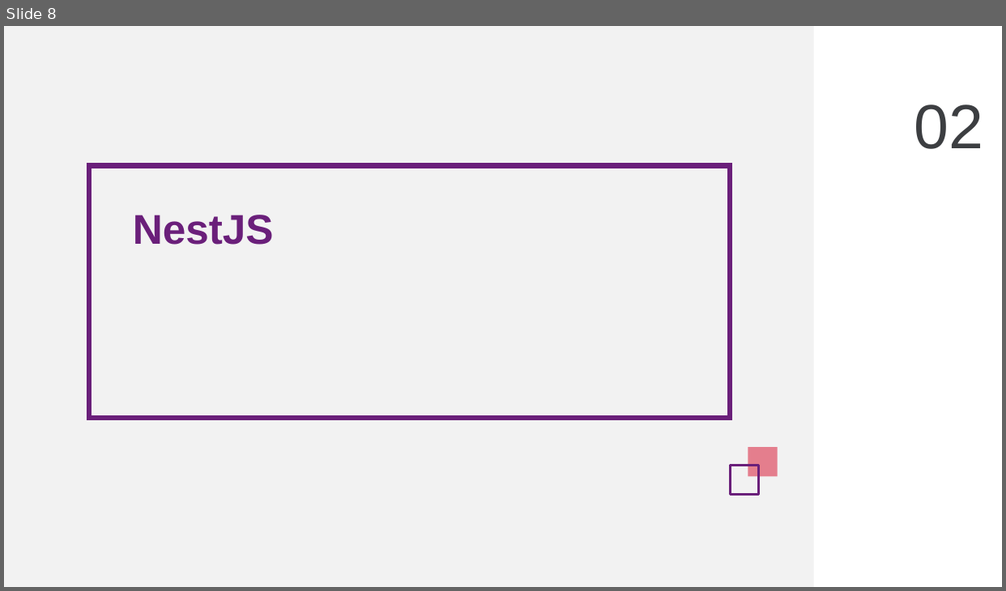
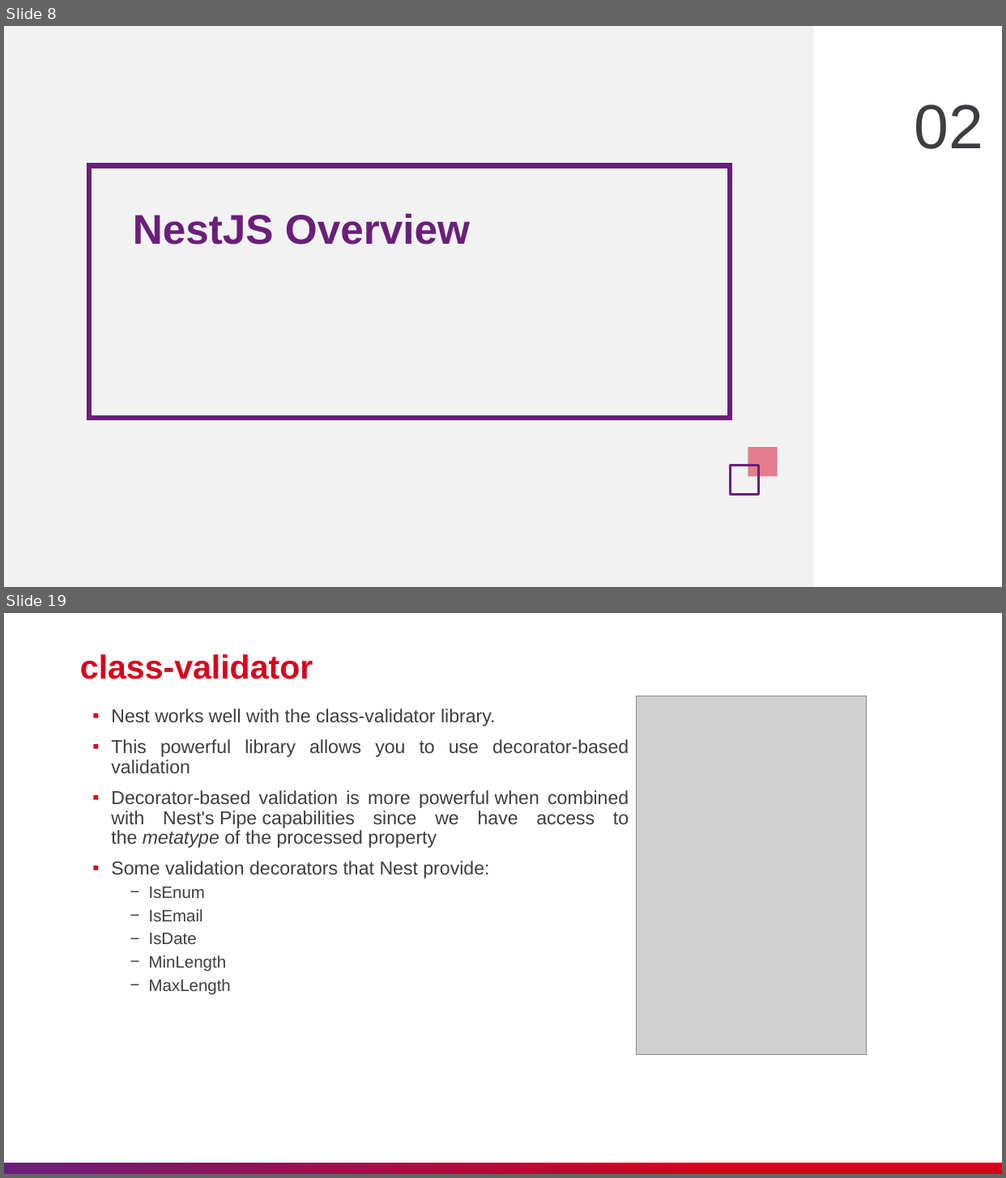
Before and after one commit to nashtech-garage/nodejs-nestjs-training, a slide deck: slide/NT_NestJS_Training.pptx. Shown one above the other, each under a label of ours: slide 8 before the commit, slides 8 and 19 after it; the slides between them are not shown. The pictures are 1006x591 and 1006x1178 pixels, drawn with LibreOffice and Linux fonts; fonts in the diff are those of the drawing; grey boxes stand for pictures. Boxes give left, top, right and bottom in pixels: in the first picture for what was removed or moved away, otherwise in the second. Text is boxed around its words. In the diff, an @@ line names an element or a change of style, - is before the commit and + after.

```diff
--- a/slide/NT_NestJS_Training.pptx
+++ b/slide/NT_NestJS_Training.pptx
@@ slide 19 added at box(4, 613, 1002, 1174), background #FFFFFF @@
@@ title added at box(80, 654, 313, 679), 32 pt, text #D6001C, bold @@
+class-validator
@@ text added at box(111, 709, 629, 995), 18 pt, text #3C3E41 @@
+▪ Nest works well with the class-validator library.
+▪ This powerful library allows you to use decorator-based validation
+▪ Decorator-based validation is more powerful when combined with Nest's Pipe capabilities since we have access to the metatype of the processed property
+▪ Some validation decorators that Nest provide:
+  − IsEnum
+  − IsEmail
+  − IsDate
+  − MinLength
+  − MaxLength
@@ picture added at box(637, 696, 867, 1054) @@
@@ rectangle added at box(4, 1163, 1002, 1174), fill gradient #6A1F7A to #D6001C @@
@@ slide 8 changed as well @@
@@ text at box(133, 214, 470, 245): text changed @@
-NestJS
+NestJS Overview
```
Also in this commit, not shown: 4 other slides changed, 25 other slides added, 26 slides removed, 7 other files.
